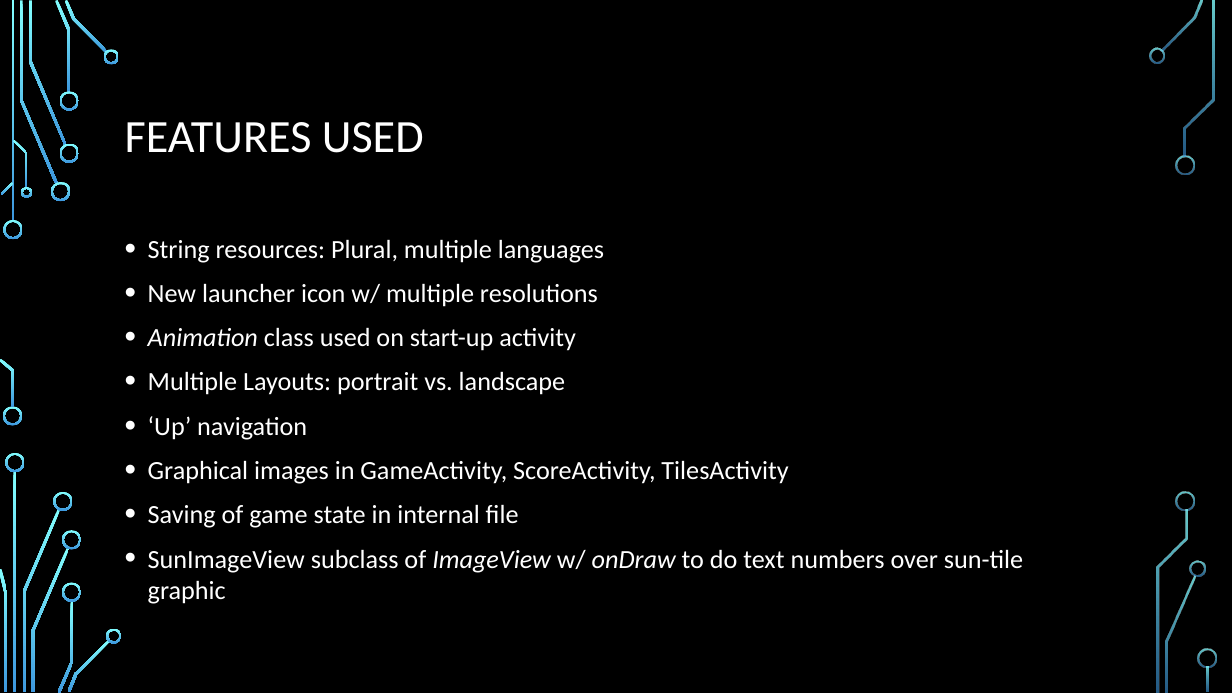
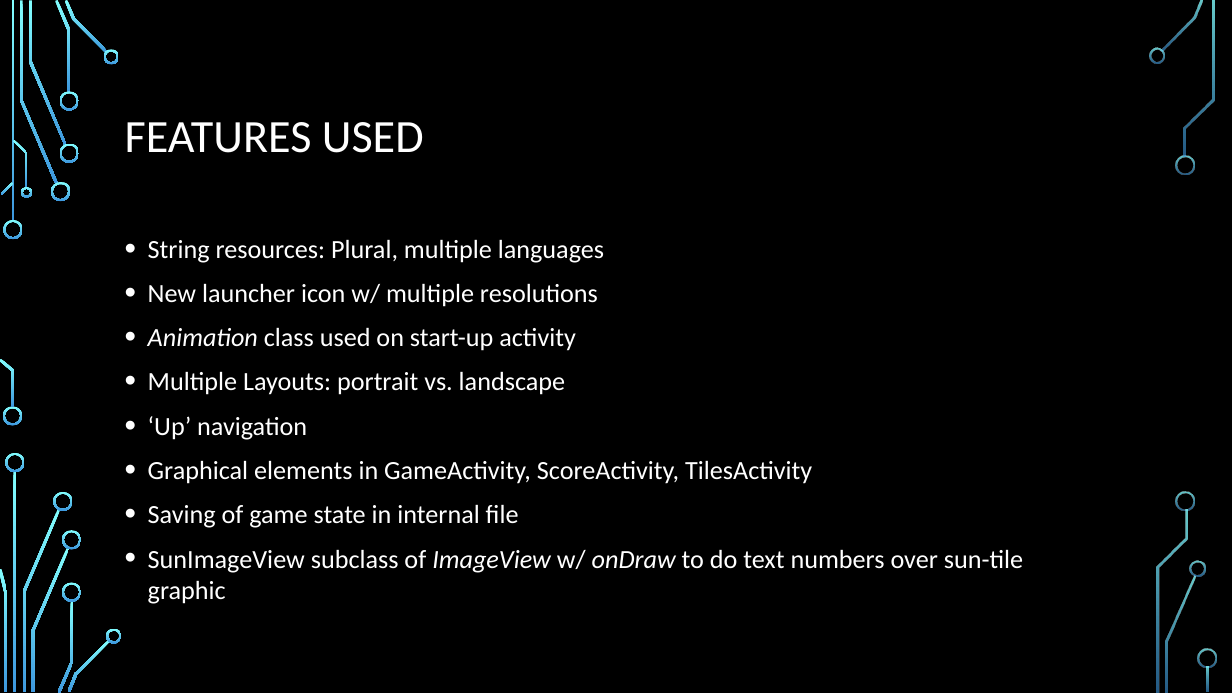
Before and after one commit to brskl/Ra, a slide deck: slide 10 of doc/Project Presentation - Ra 2017-03.pptx. Drawn at 1232x693 pixels with LibreOffice and Linux fonts; fonts in the diff are those of the drawing; background and template pictures are left out. Boxes give left, top, right and bottom in pixels: in the first picture for what was removed or moved away, otherwise in the second. Text is boxed around its words. In the diff, an @@ line names an element or a change of style, - is before the commit and + after.

Commit message:
minor text change

```diff
--- a/doc/Project Presentation - Ra 2017-03.pptx
+++ b/doc/Project Presentation - Ra 2017-03.pptx
@@ text at (x1=148, y1=460, x2=812, y2=484): text changed @@
-• Graphical images in GameActivity, ScoreActivity, TilesActivity
+• Graphical elements in GameActivity, ScoreActivity, TilesActivity
```
